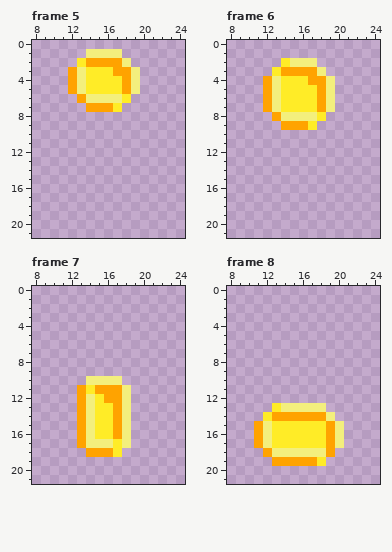
One commit to this pixel-art file: Art/coins_vfx.aseprite. That is the earlier state.
32x32 pixels, 9 frames. Shown: frame 5: x 8..24, y 0..21; frame 6: x 8..24, y 0..21; frame 7: x 8..24, y 0..21; frame 8: x 8..24, y 0..21. The commit also changed other frames, which this record leaves out.
After the commit:
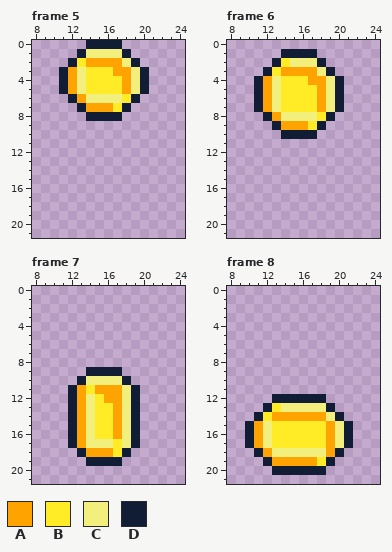
Palette (. is transparent): A #ffa300  B #ffec27  C #f3ef7d  D #111d35
The exact change:
layer "Outline" added
Frame 5, layer "Outline":
y 0: x 14..17 .... -> DDDD
y 1: x 13 . -> D; x 18 . -> D
y 2: x 12 . -> D; x 19 . -> D
y 3..5: x 11 . -> D; x 20 . -> D
y 6: x 12 . -> D; x 19 . -> D
y 7: x 13 . -> D; x 18 . -> D
y 8: x 14..17 .... -> DDDD
Frame 6, layer "Outline":
y 1: x 14..17 .... -> DDDD
y 2: x 13 . -> D; x 18 . -> D
y 3: x 12 . -> D; x 19 . -> D
y 4..7: x 11 . -> D; x 20 . -> D
y 8: x 12 . -> D; x 19 . -> D
y 9: x 13 . -> D; x 18 . -> D
y 10: x 14..17 .... -> DDDD
Frame 7, layer "Outline":
y 9: x 14..17 .... -> DDDD
y 10: x 13 . -> D; x 18 . -> D
y 11..17: x 12 . -> D; x 19 . -> D
y 18: x 13 . -> D; x 18 . -> D
y 19: x 14..17 .... -> DDDD
Frame 8, layer "Outline":
y 12: x 13..18 ...... -> DDDDDD
y 13: x 12 . -> D; x 19 . -> D
y 14: x 11 . -> D; x 20 . -> D
y 15..17: x 10 . -> D; x 21 . -> D
y 18: x 11 . -> D; x 20 . -> D
y 19: x 12 . -> D; x 19 . -> D
y 20: x 13..18 ...... -> DDDDDD
Changed places in both pictures, as pixel boxes (x1, y1, x2, y2):
added: (59, 40, 149, 121)
added: (254, 49, 344, 139)
added: (68, 367, 140, 466)
added: (245, 394, 353, 475)
